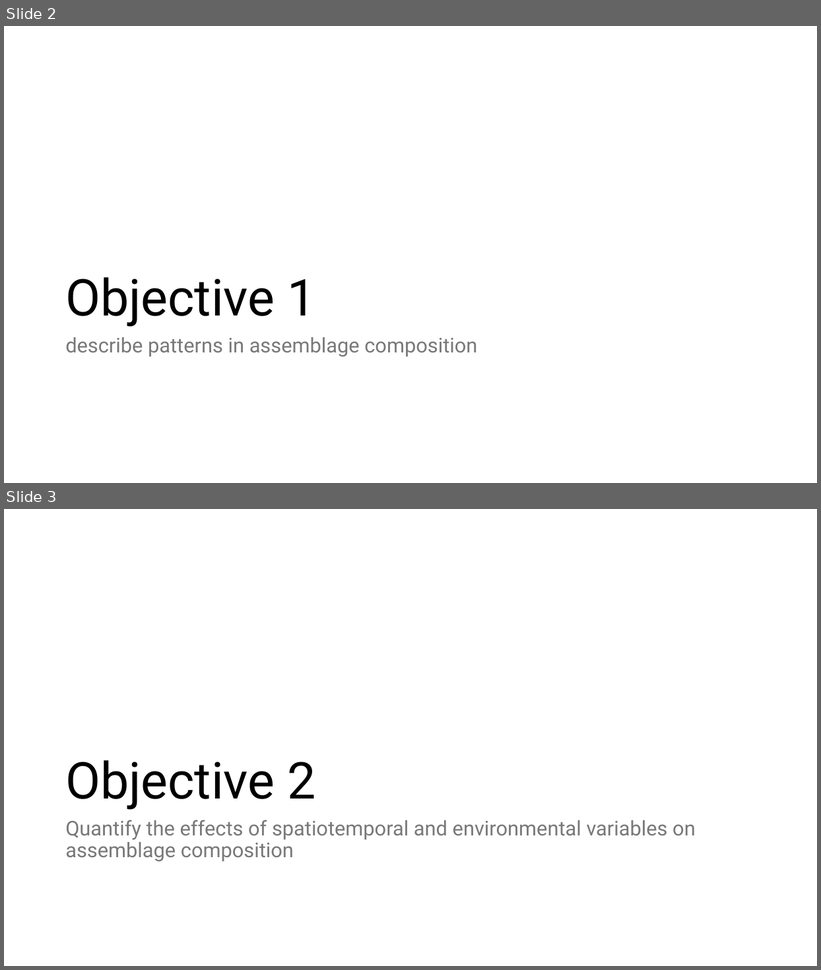
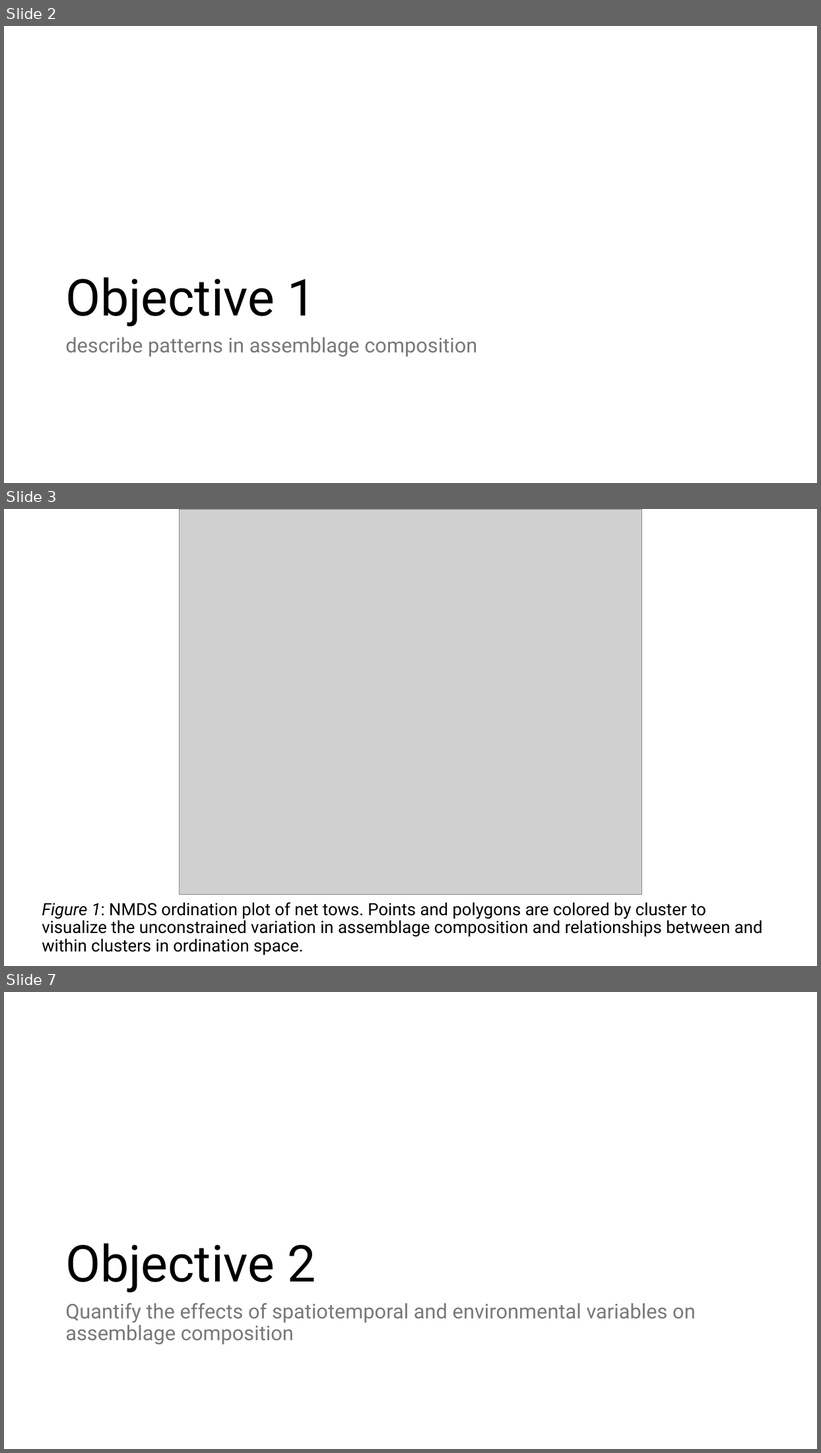
Before and after one commit to LukeABobay/larval-fish-community-analysis, a slide deck: Project Figures and Tables in order.pptx. Shown one above the other, each under a label of ours: slides 2 and 3 before the commit, slides 2, 3 and 7 after it; the slides between them are not shown. The pictures are 821x970 and 821x1453 pixels, drawn with LibreOffice and Linux fonts; fonts in the diff are those of the drawing; grey boxes stand for pictures. Boxes give left, top, right and bottom in pixels: in the first picture for what was removed or moved away, otherwise in the second. Text is boxed around its words. In the diff, an @@ line names an element or a change of style, - is before the commit and + after.

```diff
--- a/Project Figures and Tables in order.pptx
+++ b/Project Figures and Tables in order.pptx
@@ slide 3 added at (4,509,817,966), background #FFFFFF @@
@@ picture added at (179,509,643,895) @@
@@ text added at (42,902,763,956), 20 pt, text #000000 @@
+Figure 1: NMDS ordination plot of net tows. Points and polygons are colored by cluster to visualize the unconstrained variation in assemblage composition and relationships between and within clusters in ordination space.
@@ what was slide 3 is now slide 7 @@
```
Also in this commit, not shown: 1 slide changed, 12 other slides added, 1 other file.
